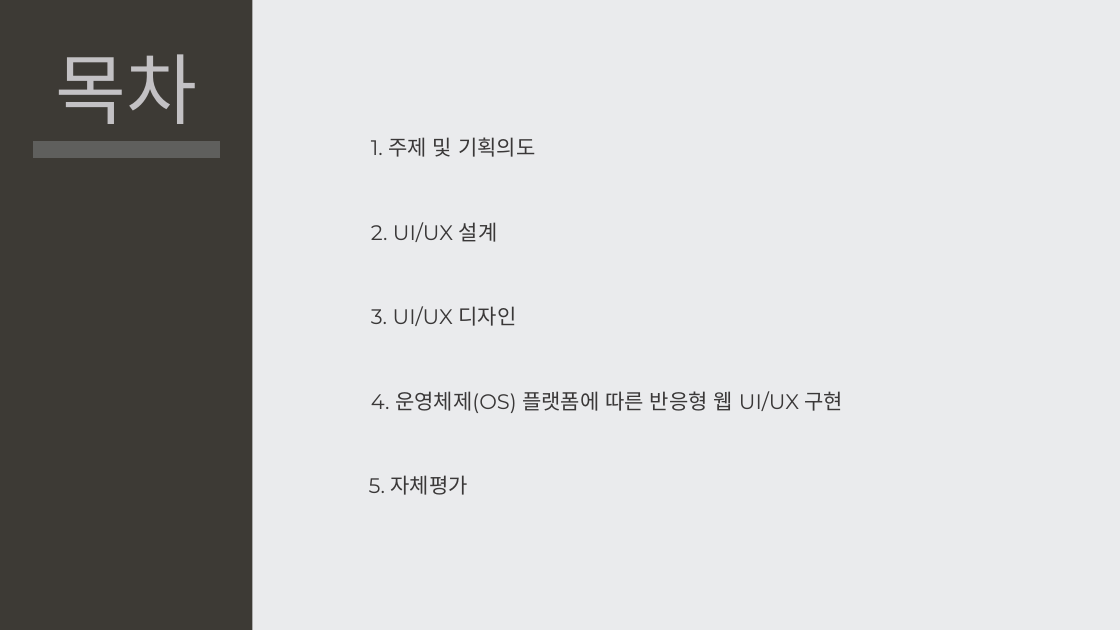
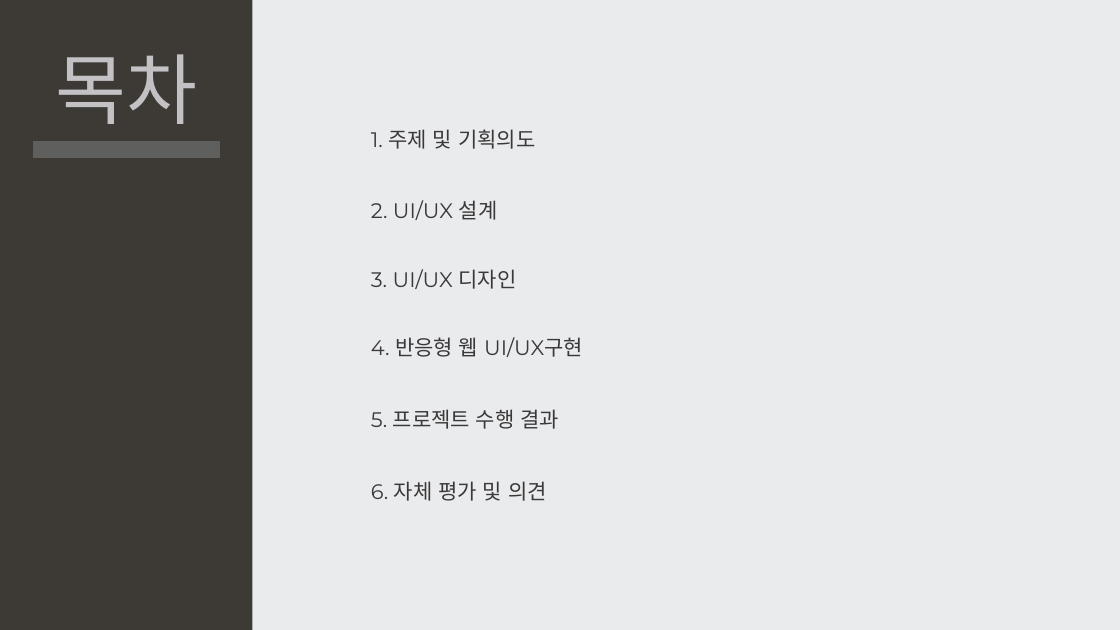
Before and after one commit to Kimeunryeong/Osulloc, a slide deck: slide 2 of osulloc.pptx. Drawn at 1120x630 pixels with LibreOffice and Linux fonts; fonts in the diff are those of the drawing. Boxes give left, top, right and bottom in pixels: in the first picture for what was removed or moved away, otherwise in the second. Text is boxed around its words. In the diff, an @@ line names an element or a change of style, - is before the commit and + after.

```diff
--- a/osulloc.pptx
+++ b/osulloc.pptx
@@ text "1. 주제 및 기획의도": place and size @@
-text "1. 주제 및 기획의도" at [371, 137, 535, 157]
+text "1. 주제 및 기획의도" at [371, 129, 535, 149]
@@ text "2. UI/UX 설계": place and size @@
-text "2. UI/UX 설계" at [371, 222, 498, 242]
+text "2. UI/UX 설계" at [371, 200, 498, 220]
@@ text "3. UI/UX 디자인": place and size @@
-text "3. UI/UX 디자인" at [371, 306, 516, 326]
+text "3. UI/UX 디자인" at [371, 269, 516, 289]
@@ text at [371, 337, 583, 357]: text changed @@
-4. 운영체제(OS) 플랫폼에 따른 반응형 웹 UI/UX 구현
+4. 반응형 웹 UI/UX구현
@@ text added at [371, 409, 559, 429], 18 pt, text #3A3838 @@
+5. 프로젝트 수행 결과
@@ text at [371, 481, 547, 501]: text changed @@
-5. 자체평가
+6. 자체 평가 및 의견
```
Also in this commit, not shown: 3 other slides changed, 7 slides added, 1 slide removed, 11 other files.
